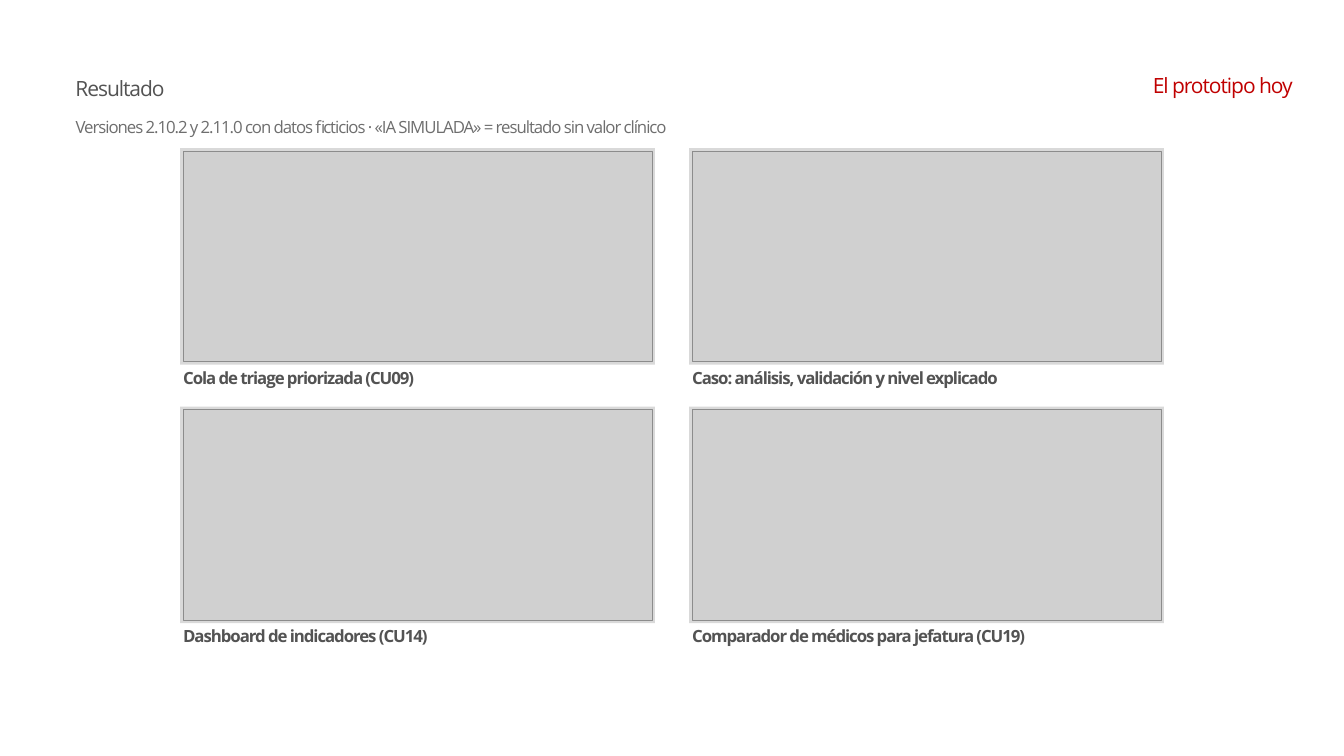
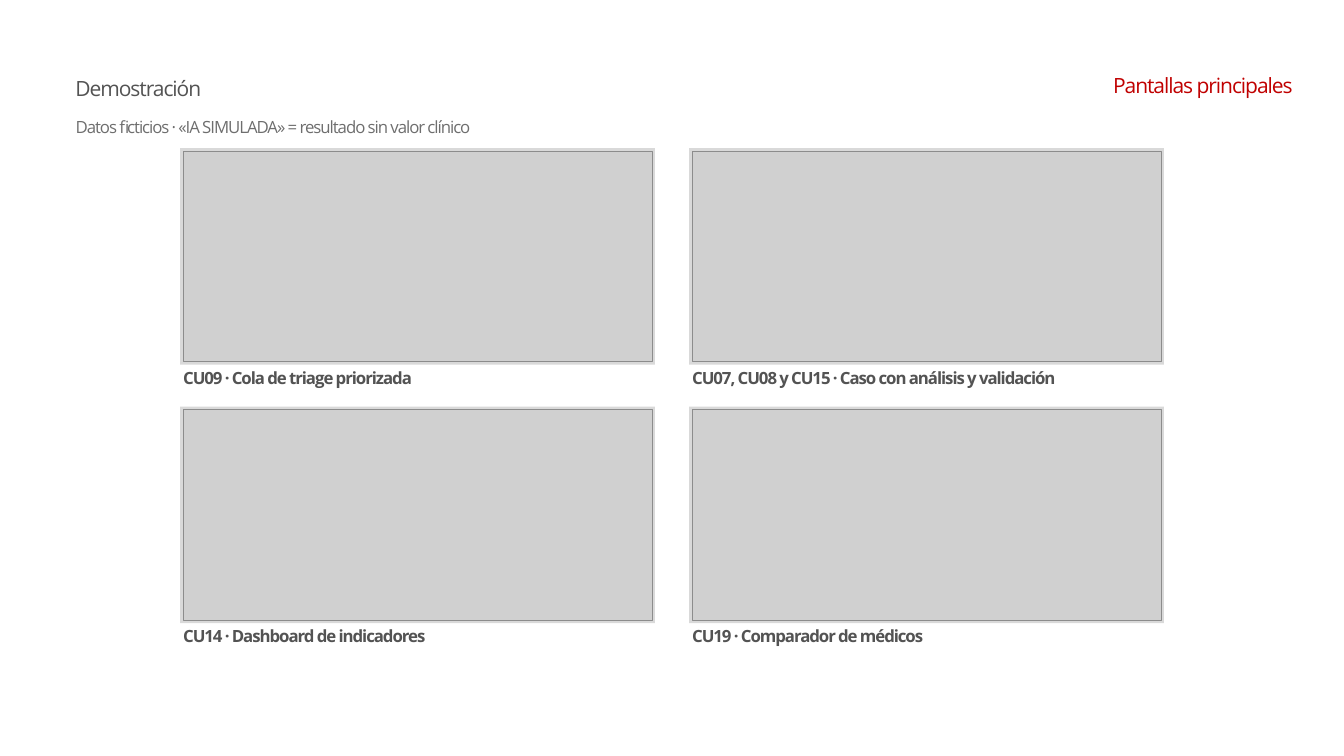
Before and after one commit to conEFE/Proyecto-Aurora, a slide deck: slide 10 of docs/informe_final/presentacion/Presentacion_Aurora_Informe_Final.pptx (slide 11 before the commit). Drawn at 1344x756 pixels with LibreOffice and Linux fonts; fonts in the diff are those of the drawing; grey boxes stand for pictures; background and template pictures are left out. Boxes give left, top, right and bottom in pixels: in the first picture for what was removed or moved away, otherwise in the second. Text is boxed around its words. In the diff, an @@ line names an element or a change of style, - is before the commit and + after.

```diff
--- a/docs/informe_final/presentacion/Presentacion_Aurora_Informe_Final.pptx
+++ b/docs/informe_final/presentacion/Presentacion_Aurora_Informe_Final.pptx
@@ text at (x1=75, y1=80, x2=201, y2=96): text changed @@
-Resultado
+Demostración
@@ text at (x1=1113, y1=77, x2=1293, y2=98): text changed @@
-El prototipo hoy
+Pantallas principales
@@ text at (x1=76, y1=120, x2=470, y2=133): text changed @@
-Versiones 2.10.2 y 2.11.0 con datos ficticios · «IA SIMULADA» = resultado sin valor clínico
+Datos ficticios · «IA SIMULADA» = resultado sin valor clínico
@@ text at (x1=183, y1=371, x2=412, y2=388): text changed @@
-Cola de triage priorizada (CU09)
+CU09 · Cola de triage priorizada
@@ text at (x1=692, y1=371, x2=1055, y2=388): text changed @@
-Caso: análisis, validación y nivel explicado
+CU07, CU08 y CU15 · Caso con análisis y validación
@@ text at (x1=183, y1=629, x2=426, y2=642): text changed @@
-Dashboard de indicadores (CU14)
+CU14 · Dashboard de indicadores
@@ text at (x1=692, y1=629, x2=923, y2=646): text changed @@
-Comparador de médicos para jefatura (CU19)
+CU19 · Comparador de médicos
```
Also in this commit, not shown: 10 other slides changed, 12 slides added, 2 other files.
